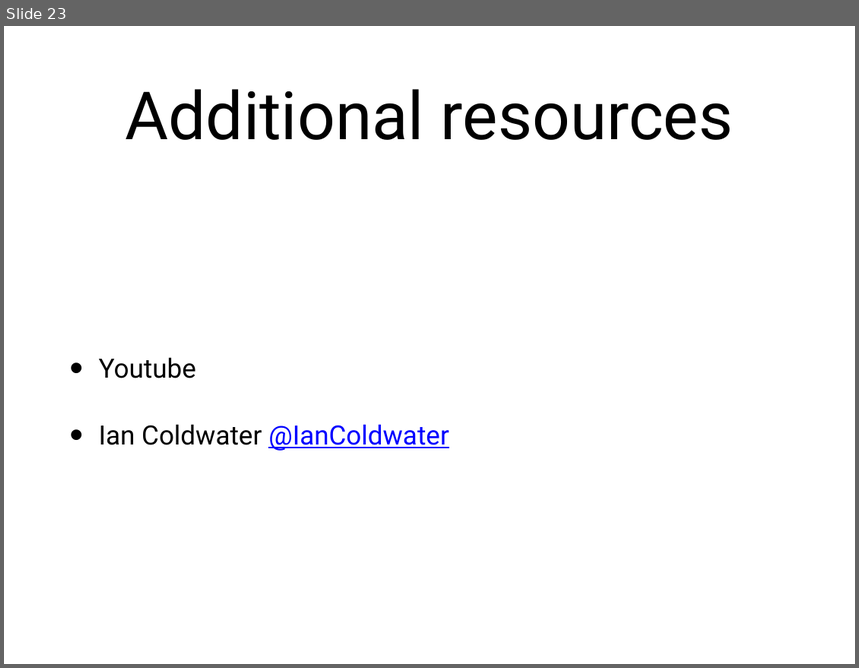
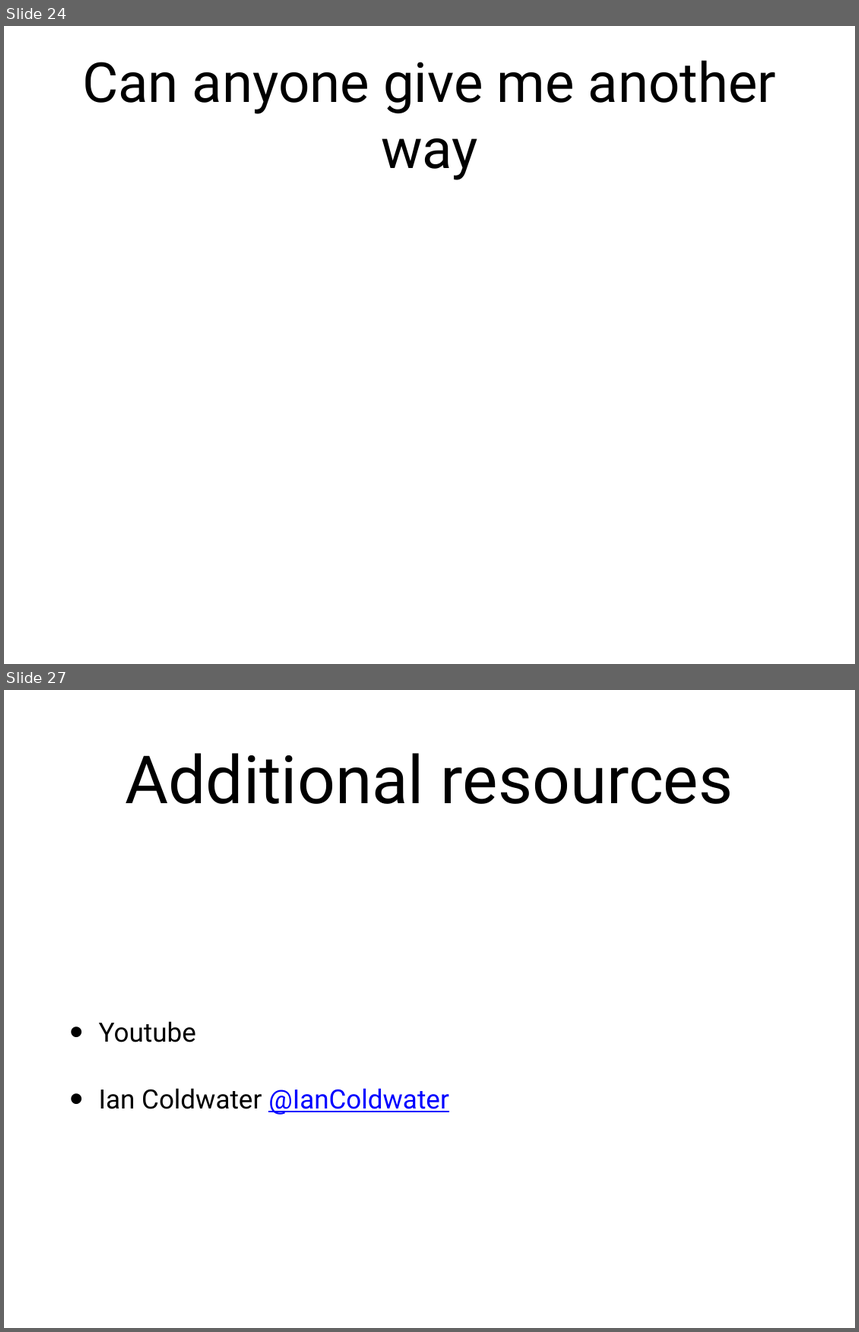
Before and after one commit to sec-princess/CTF-101, a slide deck: CTF-101 H4ck3r k1d3rgart3n.pptx. Shown one above the other, each under a label of ours: slide 23 before the commit, slides 24 and 27 after it; the slides between them are not shown. The pictures are 859x668 and 859x1332 pixels, drawn with LibreOffice and Linux fonts; fonts in the diff are those of the drawing. Boxes give left, top, right and bottom in pixels: in the first picture for what was removed or moved away, otherwise in the second. Text is boxed around its words. In the diff, an @@ line names an element or a change of style, - is before the commit and + after.

```diff
--- a/CTF-101 H4ck3r k1d3rgart3n.pptx
+++ b/CTF-101 H4ck3r k1d3rgart3n.pptx
@@ slide 24 added at box(4, 26, 855, 664), background #FFFFFF @@
@@ title added at box(82, 60, 777, 180), 66.4 pt, text #000000 @@
+Can anyone give me another way
@@ what was slide 23 is now slide 27 @@
```
Also in this commit, not shown: 2 slides changed, 3 other slides added, 1 other file.
